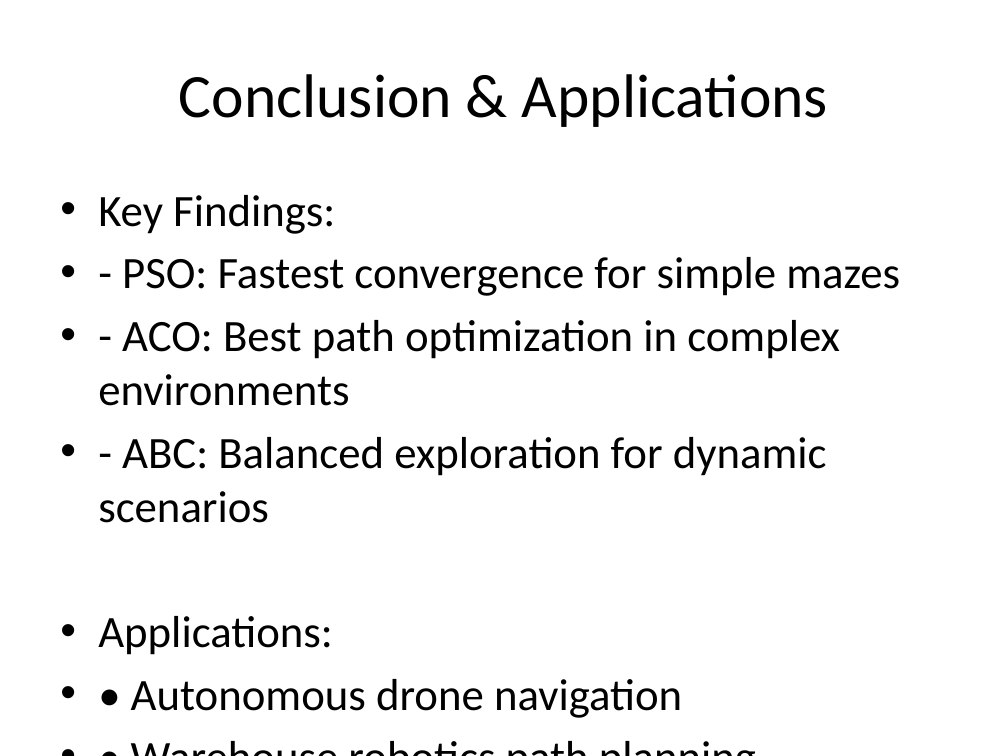
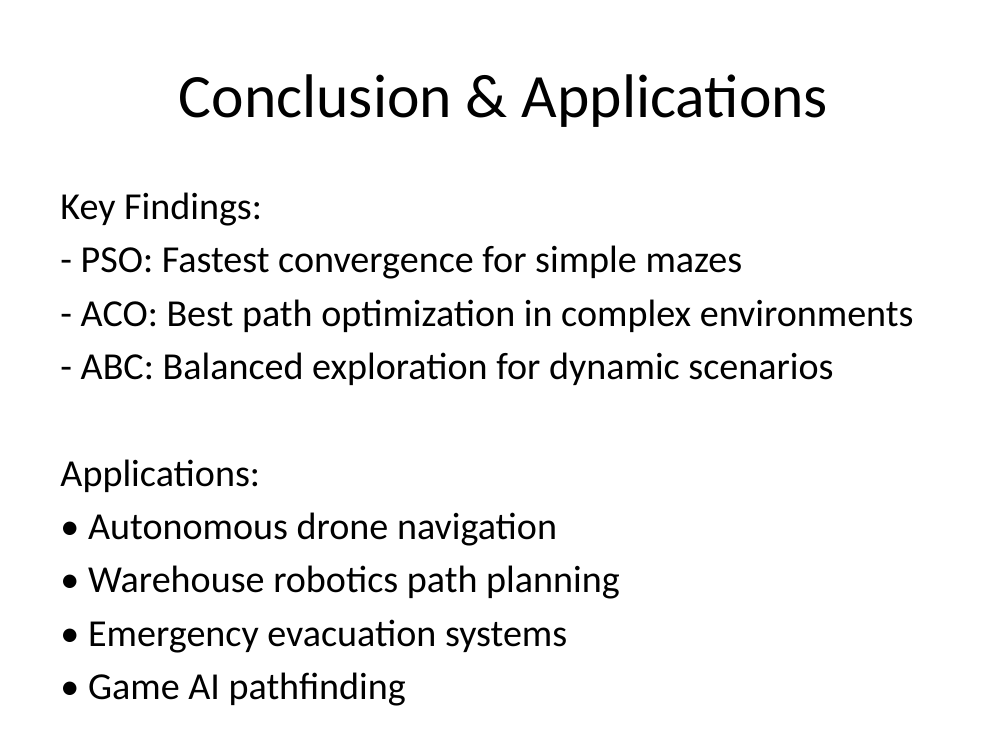
Before and after one commit to 0-Ahmed-Tamer-0/Robotics_project, a slide deck: slide 6 of SwarmMazeSolver.pptx. Drawn at 1008x756 pixels with LibreOffice and Linux fonts; fonts in the diff are those of the drawing. Boxes give left, top, right and bottom in pixels: in the first picture for what was removed or moved away, otherwise in the second. Text is boxed around its words. In the diff, an @@ line names an element or a change of style, - is before the commit and + after.

```diff
--- a/SwarmMazeSolver.pptx
+++ b/SwarmMazeSolver.pptx
@@ text "Key Findings:" at (x1=60, y1=192, x2=914, y2=653): size 32 to 27.2 pt; bullet • to none @@
```
Also in this commit, not shown: 4 other slides changed.
